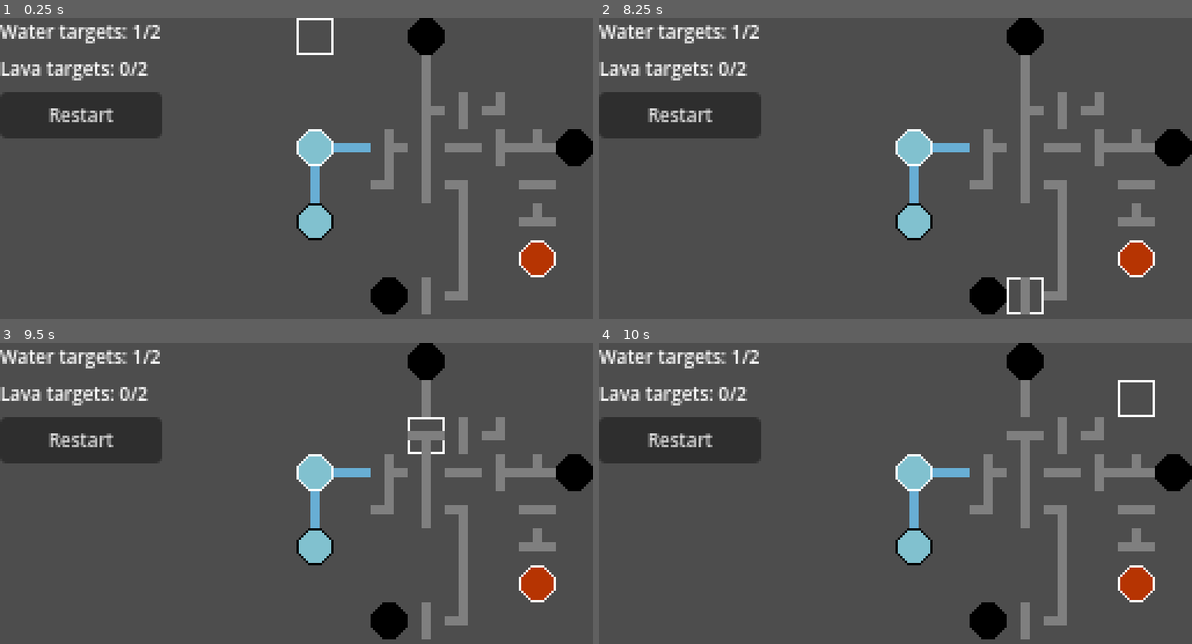
Above: before the commit, frames 1-4 (two rows, left to right).
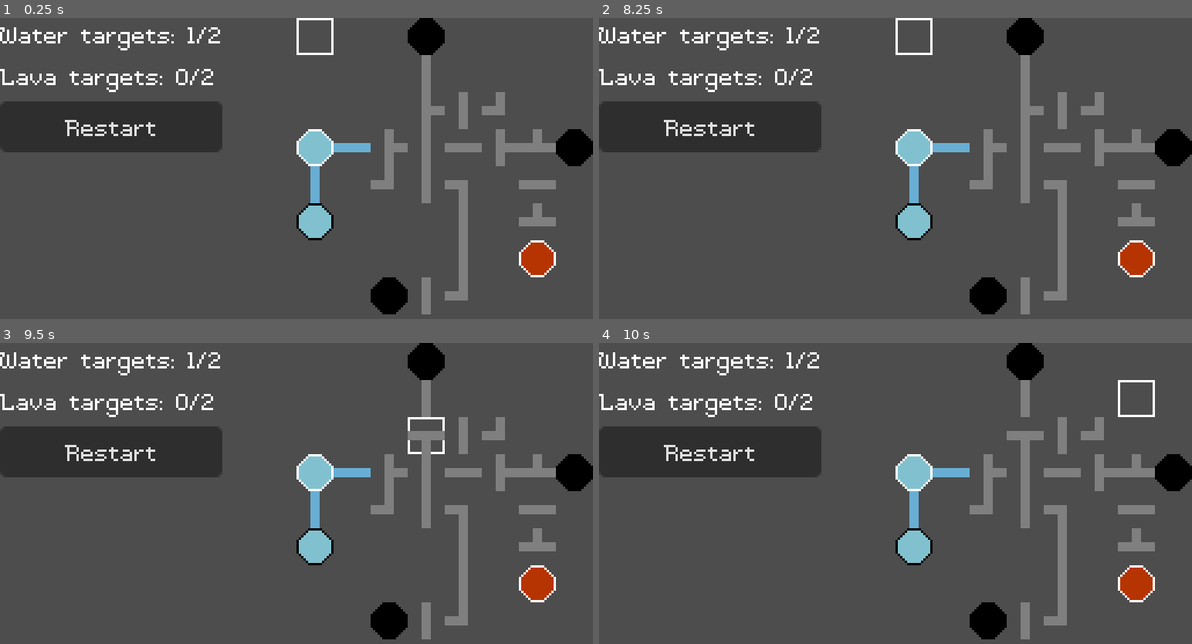
Above: after the commit, the same moments.

Repository: OverloadedOrama/Obsidian
Game: Godot game, scene res://src/network.tscn
Two runs of this game, one before a commit and one after it. Both use one fixed random seed, a clock stepped at 60 frames per second and the inputs below.
Inputs (mouse positions are in pixels of both pictures, inside the frame that each line leads up to):
- Up to frame 1 (0.25 s): no input
- Up to frame 2 (8.25 s): click "Restart" at 0.5 s; click "Restart" at 1.25 s; click "Restart" at 2 s; tap Enter at 2.75, 4.25, 5.75 s; move the mouse to (1025, 168) at 2.77 s; press the mouse at (1025, 168) at 2.78 s; hold Right (ui_right) 2.78-3.53 s; tap Space at 3.5, 5, 6.5 s; move the mouse to (776, 201) at 3.52 s; release the mouse at (776, 201) at 3.53 s; hold Down (ui_down) 3.53-4.28 s; click (776, 201) at 3.6 s; move the mouse to (954, 111) at 4.27 s; press the mouse at (954, 111) at 4.28 s; hold Right (ui_right) 4.28-5.03 s; move the mouse to (865, 252) at 5.02 s; release the mouse at (865, 252) at 5.03 s; hold Up (ui_up) 5.03-5.78 s; click (865, 252) at 5.1 s; move the mouse to (1073, 234) at 5.77 s; press the mouse at (1073, 234) at 5.78 s; hold Left (ui_left) 5.78-7.28 s; move the mouse to (717, 135) at 6.52 s; release the mouse at (717, 135) at 6.53 s; click (717, 135) at 6.6 s; move the mouse to (925, 183) at 7.27 s; press the mouse at (925, 183) at 7.28 s; hold Down (ui_down) 7.28-8.03 s; move the mouse to (806, 102) at 8.02 s; release the mouse at (806, 102) at 8.03 s; hold Right (ui_right) from 8.03 s (still down); click (806, 102) at 8.1 s
- Up to frame 3 (9.5 s): move the mouse to (426, 493) at 8.77 s; release Right (ui_right) at 8.78 s; press the mouse at (426, 493) at 8.78 s; hold Up (ui_up) from 8.78 s (still down)
- Up to frame 4 (10 s): move the mouse to (776, 526) at 9.52 s; release Up (ui_up) at 9.53 s; release the mouse at (776, 526) at 9.53 s; hold Right (ui_right) from 9.53 s (still down); click (776, 526) at 9.6 s

The runs differ from the first frame. In frame 1, 6.6% of the frame differs, in the area x 0-38%, y 2-45%; in frame 2, 6.9%, in the area x 0-75%, y 0-99%; in frame 3, 6.6%; in frame 4, 6.6%.

Commit message:
Use CelticTime font
From https://nimblebeastscollective.itch.io/nb-pixel-font-bundle

Diff:
--- a/assets/theme.tres
+++ b/assets/theme.tres
@@ -1,4 +1,7 @@
-[gd_resource type="Theme" format=3 uid="uid://bkxvisfjnnwpw"]
+[gd_resource type="Theme" load_steps=2 format=3 uid="uid://bkxvisfjnnwpw"]
+
+[ext_resource type="FontFile" uid="uid://b8xsw4l86wugc" path="res://assets/CelticTime.ttf" id="1_sn2k6"]
 
 [resource]
-default_font_size = 8
+default_font = ExtResource("1_sn2k6")
+default_font_size = 16
--- a/project.godot
+++ b/project.godot
@@ -46,5 +46,6 @@
 
 [rendering]
 
+textures/canvas_textures/default_texture_filter=0
 renderer/rendering_method="gl_compatibility"
 renderer/rendering_method.mobile="gl_compatibility"
--- a/src/network.tscn
+++ b/src/network.tscn
@@ -201,9 +201,6 @@
 custom_data_layer_3/type = 6
 sources/1 = SubResource("TileSetAtlasSource_ishlx")
 
-[sub_resource type="LabelSettings" id="LabelSettings_gykqi"]
-font_size = 8
-
 [sub_resource type="InputEventAction" id="InputEventAction_db36q"]
 action = &"restart"
 
@@ -211,7 +208,6 @@
 events = [SubResource("InputEventAction_db36q")]
 
 [node name="Network" type="Node2D"]
-texture_filter = 1
 script = ExtResource("1_u7ny5")
 
 [node name="TileMap" type="TileMap" parent="."]
@@ -224,7 +220,7 @@
 [node name="Control" type="Control" parent="."]
 layout_mode = 3
 anchors_preset = 0
-offset_right = 40.0
+offset_right = 104.0
 offset_bottom = 144.0
 
 [node name="VBoxContainer" type="VBoxContainer" parent="Control"]
@@ -236,13 +232,11 @@
 unique_name_in_owner = true
 layout_mode = 2
 text = "Water targets: 0/2"
-label_settings = SubResource("LabelSettings_gykqi")
 
 [node name="LavaTargets" type="Label" parent="Control/VBoxContainer"]
 unique_name_in_owner = true
 layout_mode = 2
 text = "Lava targets: 0/2"
-label_settings = SubResource("LabelSettings_gykqi")
 
 [node name="RestartButton" type="Button" parent="Control/VBoxContainer"]
 layout_mode = 2
Binary file added: assets/CelticTime.ttf
Not shown, added: assets/CelticTime.ttf.import
Not shown: 1 places in src/network.tscn that only renumber resources
